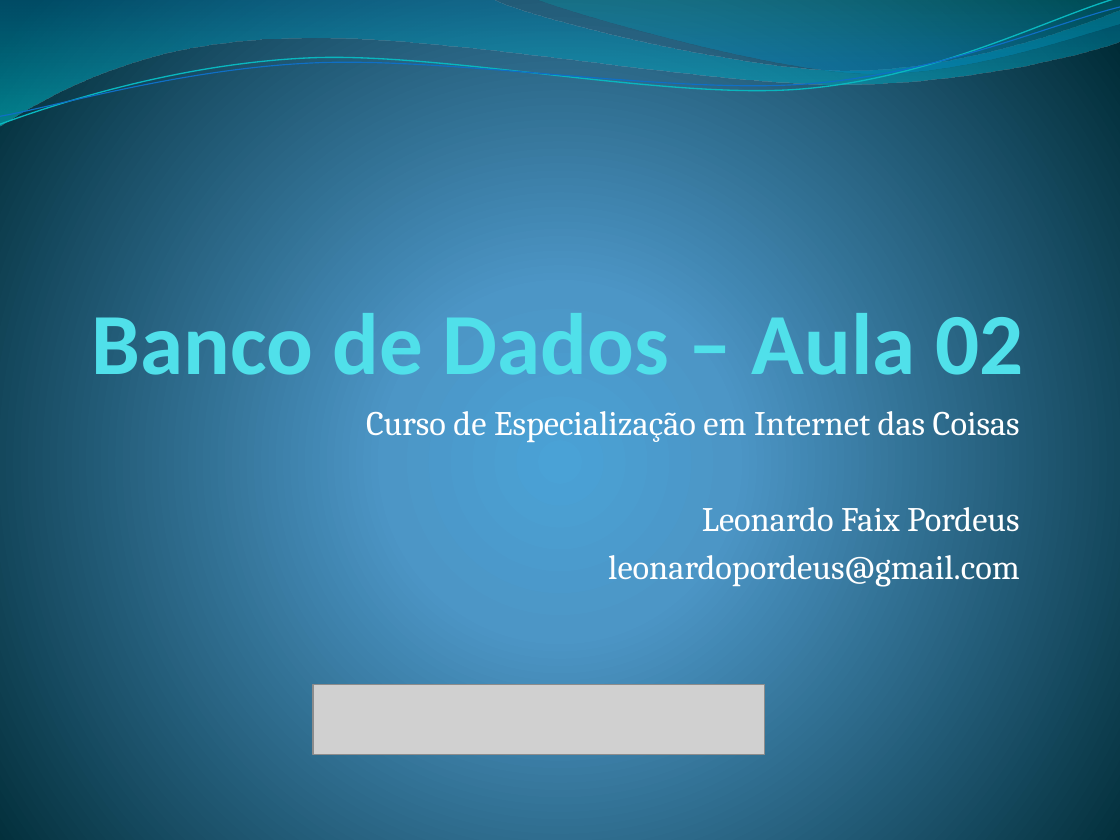
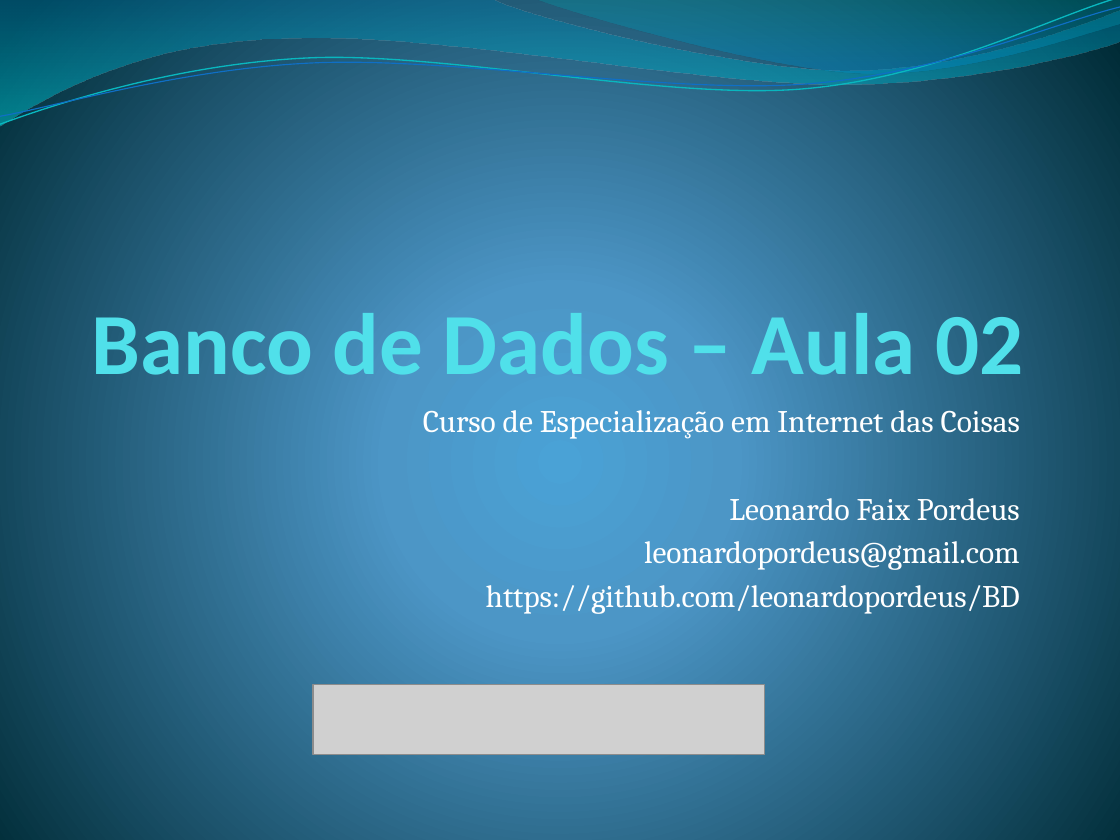
Before and after one commit to leonardopordeus/BD, a slide deck: slide 1 of Aula02.pptx. Drawn at 1120x840 pixels with LibreOffice and Linux fonts; fonts in the diff are those of the drawing; grey boxes stand for pictures. Boxes give left, top, right and bottom in pixels: in the first picture for what was removed or moved away, otherwise in the second. Text is boxed around its words. In the diff, an @@ line names an element or a change of style, - is before the commit and + after.

Commit message:
Materiais aula 03.

```diff
--- a/Aula02.pptx
+++ b/Aula02.pptx
@@ subtitle at box(423, 410, 1020, 571): size 22.1 to 20.1 pt in "Curso de Especialização em Internet das Coisas", "Leonardo Faix Pordeus", "leonardopordeus@gmail.com", "2017" @@
@@ subtitle at box(486, 579, 1020, 615): paragraph added @@
+https://github.com/leonardopordeus/BD
```
Also in this commit, not shown: 1 slide added, 2 other files.
